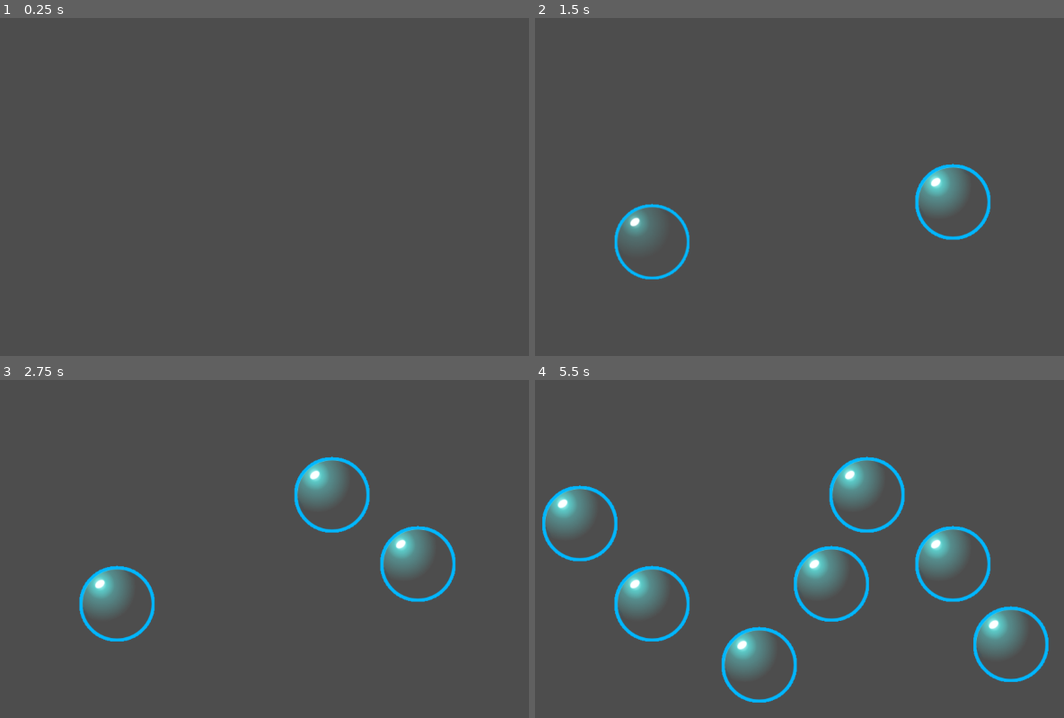
Above: before the commit, frames 1-4 (two rows, left to right).
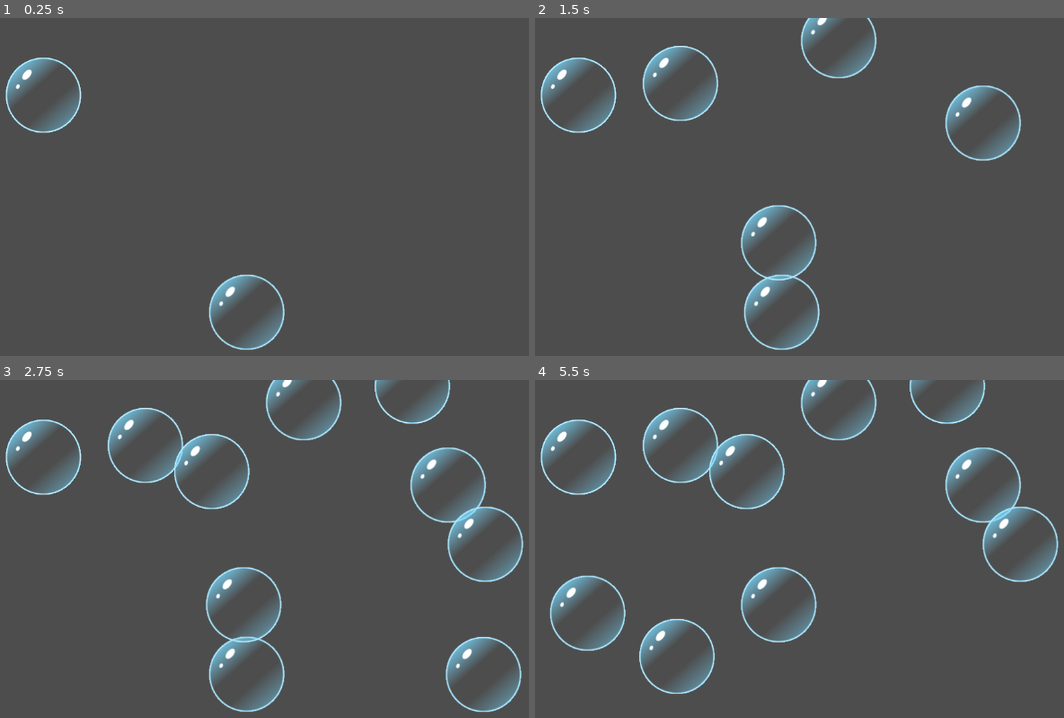
Above: after the commit, the same moments.

Repository: pkasprzyk/ggj2025
Game: Godot game, scene res://main.tscn
Same seed, same stepped clock (60 frames per second), same inputs: the game is played once before the commit and once after it.
Inputs (mouse positions are in pixels of both pictures, inside the frame that each line leads up to):
- Up to frame 1 (0.25 s): no input
- Up to frame 2 (1.5 s): move the mouse to (952, 200) at 0.52 s; click (952, 200) at 0.67 s; move the mouse to (651, 241) at 1.27 s; click (651, 241) at 1.42 s
- Up to frame 3 (2.75 s): move the mouse to (333, 491) at 2.02 s; click (333, 491) at 2.17 s
- Up to frame 4 (5.5 s): tap Enter at 2.75, 4.25 s; move the mouse to (757, 663) at 2.77 s; click (757, 663) at 2.92 s; tap Space at 3.5, 5 s; move the mouse to (1011, 643) at 3.52 s; click (1011, 643) at 3.67 s; move the mouse to (577, 521) at 4.27 s; click (577, 521) at 4.42 s; move the mouse to (831, 582) at 5.02 s; click (831, 582) at 5.17 s

The runs differ from the first frame. In frame 1, 2.4% of the frame differs, in the area x 1-54%, y 11-99%; in frame 2, 9.3%; in frame 3, 15%; in frame 4, 20%, in the area x 1-99%, y 0-96%.

Commit message:
bubble spawner

Diff:
--- a/mian.gd
+++ b/main.gd
@@ -11,10 +11,3 @@
 # Called every frame. 'delta' is the elapsed time since the previous frame.
 func _process(delta: float) -> void:
 	pass
-
-func _input(event):
-	var touch = event as InputEventScreenTouch
-	if touch:
-		var b = bubble_scene.instantiate()
-		b.position = touch.position
-		add_child(b)
--- a/main.tscn
+++ b/main.tscn
@@ -1,6 +1,11 @@
-[gd_scene load_steps=2 format=3 uid="uid://dgdqtydil5rj8"]
+[gd_scene load_steps=3 format=3 uid="uid://dgdqtydil5rj8"]
 
-[ext_resource type="Script" path="res://mian.gd" id="1_mmle3"]
+[ext_resource type="Script" path="res://main.gd" id="1_mmle3"]
+[ext_resource type="PackedScene" uid="uid://7m54yhh1iwlb" path="res://objects/bubble_spawner/bubble_spawner.tscn" id="2_n4osd"]
 
 [node name="Node2D" type="Node2D"]
+position = Vector2(524, 288)
 script = ExtResource("1_mmle3")
+
+[node name="BubbleSpawner" parent="." instance=ExtResource("2_n4osd")]
+position = Vector2(35, -4)
--- /dev/null
+++ b/objects/bubble/bubble.gd
@@ -0,0 +1,26 @@
+extends Node2D
+
+
+var target: Vector2 = Vector2.ZERO
+
+@onready var collider: CollisionShape2D = $Collider
+
+
+# Called when the node enters the scene tree for the first time.
+func _ready() -> void:
+	pass # Replace with function body.
+
+
+func set_target(new_target: Vector2) -> void:
+	target = new_target
+
+
+# Called every frame. 'delta' is the elapsed time since the previous frame.
+func _physics_process(delta: float) -> void:
+	pass
+
+
+func _on_input_event(viewport:Node, event:InputEvent, shape_idx:int) -> void:
+	var touch = event as InputEventScreenTouch
+	if touch:
+		queue_free()
--- a/objects/bubble/bubble.tscn
+++ b/objects/bubble/bubble.tscn
@@ -1,12 +1,20 @@
-[gd_scene load_steps=3 format=3 uid="uid://cp0cv4sifmh4e"]
+[gd_scene load_steps=4 format=3 uid="uid://cp0cv4sifmh4e"]
 
+[ext_resource type="Script" path="res://objects/bubble/bubble.gd" id="1_n48a3"]
 [ext_resource type="Texture2D" uid="uid://2ore4abcxhm7" path="res://objects/bubble/bubbles.svg" id="1_pcjib"]
 
-[sub_resource type="AtlasTexture" id="AtlasTexture_gvack"]
-atlas = ExtResource("1_pcjib")
-region = Rect2(0, 0, 159, 153)
+[sub_resource type="CircleShape2D" id="CircleShape2D_5eic6"]
+radius = 60.959
 
-[node name="Bubble" type="Node2D"]
+[node name="Bubble" type="Area2D"]
+script = ExtResource("1_n48a3")
 
 [node name="Bubbles" type="Sprite2D" parent="."]
-texture = SubResource("AtlasTexture_gvack")
+texture = ExtResource("1_pcjib")
+region_enabled = true
+region_rect = Rect2(188, 16, 127.182, 128)
+
+[node name="Collider" type="CollisionShape2D" parent="."]
+shape = SubResource("CircleShape2D_5eic6")
+
+[connection signal="input_event" from="." to="." method="_on_input_event"]
--- /dev/null
+++ b/objects/bubble_spawner/bubble_spawner.gd
@@ -0,0 +1,40 @@
+extends Area2D
+
+
+@export var bubble: PackedScene
+@export var max_bubbles: int = 10
+
+
+@onready var spawn_timer: Timer = $SpawnTimer
+@onready var spawn_area: CollisionShape2D = $SpawnArea
+@onready var target = $Target
+
+
+var active: bool = true
+var bubbles: int = 0
+@onready var spawn_extents: Rect2 = spawn_area.shape.get_rect()
+
+
+func _gen_random_pos():
+	var x = randf_range(spawn_extents.position.x, spawn_extents.end.x)
+	var y = randf_range(spawn_extents.position.y, spawn_extents.end.y)
+	return Vector2(x, y)
+
+
+func _spawn_bubble() -> void:
+	var bubble_instance = bubble.instantiate()
+	bubble_instance.position = _gen_random_pos()
+	bubble_instance.set_target(target.global_position)
+	bubble_instance.connect("tree_exiting", _on_bubble_destroyed)
+	add_child(bubble_instance)
+	bubbles += 1
+
+
+func _on_bubble_destroyed() -> void:
+	bubbles -= 1
+
+
+func _physics_process(delta: float) -> void:
+	if spawn_timer.is_stopped() and active and bubbles < max_bubbles:
+		_spawn_bubble()
+		spawn_timer.start()
--- /dev/null
+++ b/objects/bubble_spawner/bubble_spawner.tscn
@@ -0,0 +1,23 @@
+[gd_scene load_steps=4 format=3 uid="uid://7m54yhh1iwlb"]
+
+[ext_resource type="Script" path="res://objects/bubble_spawner/bubble_spawner.gd" id="1_xqyw5"]
+[ext_resource type="PackedScene" uid="uid://cp0cv4sifmh4e" path="res://objects/bubble/bubble.tscn" id="2_liosr"]
+
+[sub_resource type="RectangleShape2D" id="RectangleShape2D_pi0ja"]
+size = Vector2(830.75, 552.75)
+
+[node name="BubbleSpawner" type="Area2D"]
+position = Vector2(-1, -2)
+script = ExtResource("1_xqyw5")
+bubble = ExtResource("2_liosr")
+
+[node name="SpawnArea" type="CollisionShape2D" parent="."]
+position = Vector2(508.625, 134.625)
+shape = SubResource("RectangleShape2D_pi0ja")
+
+[node name="Target" type="Marker2D" parent="."]
+position = Vector2(182, 0)
+
+[node name="SpawnTimer" type="Timer" parent="."]
+wait_time = 0.2
+one_shot = true
